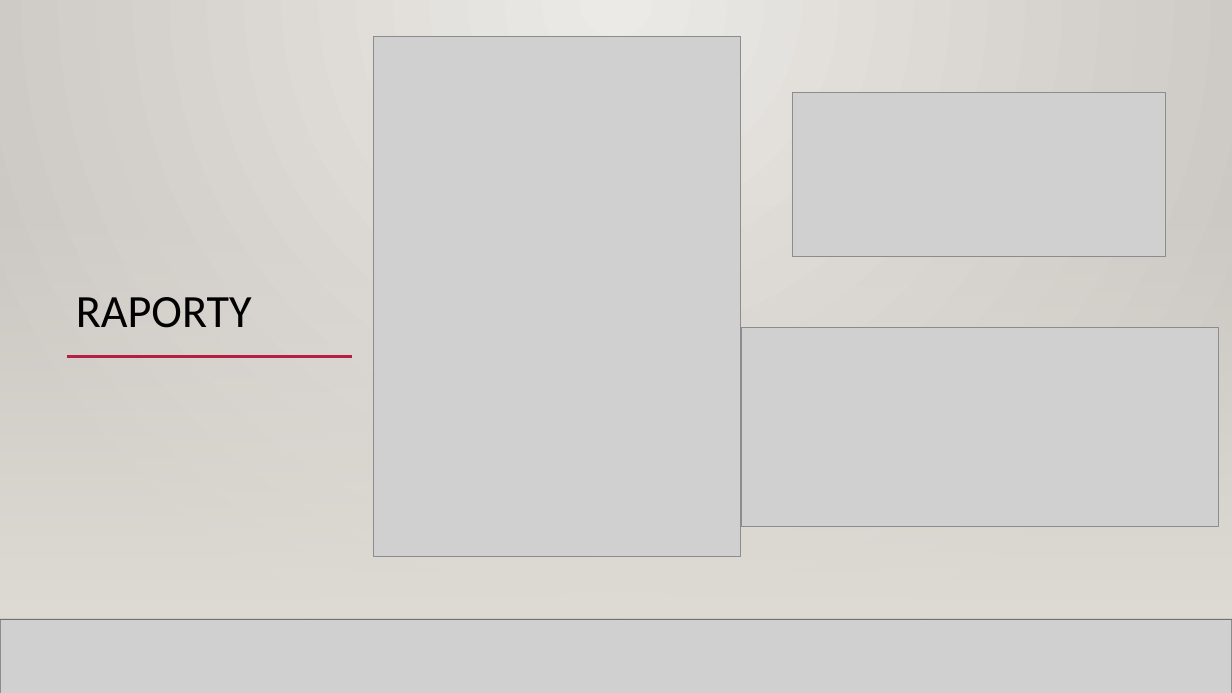
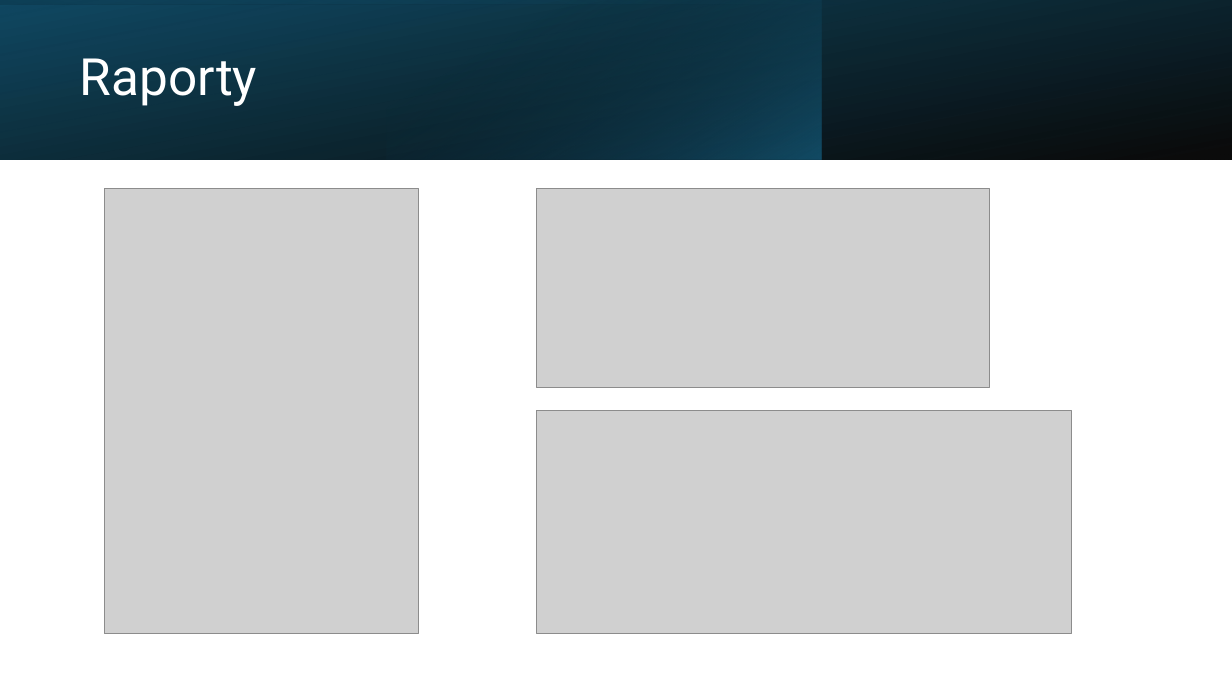
Before and after one commit to oliwiaglodek/MuzeumWPF, a slide deck: slide 20 of Prezentacja na obronę.pptx (slide 21 before the commit). Drawn at 1232x693 pixels with LibreOffice and Linux fonts; fonts in the diff are those of the drawing; grey boxes stand for pictures; background and template pictures are left out. Boxes give left, top, right and bottom in pixels: in the first picture for what was removed or moved away, otherwise in the second. Text is boxed around its words. In the diff, an @@ line names an element or a change of style, - is before the commit and + after.

```diff
--- a/Prezentacja na obronę.pptx
+++ b/Prezentacja na obronę.pptx
@@ background gradient #ECEAE7 to #CAC7C1 to #FFFFFF @@
@@ rectangle removed at bbox=[0, 0, 1232, 693] @@
@@ rectangle added at bbox=[0, 0, 1232, 159], fill gradient #000000 to #104862 @@
@@ rectangle added at bbox=[0, 0, 1232, 159], fill gradient #156082 to #000000 @@
@@ rectangle added at bbox=[386, 0, 822, 159], fill gradient #156082 to #0B3041 @@
@@ title "Raporty" at bbox=[80, 58, 257, 106]: vertical alignment bottom to middle @@
@@ title at bbox=[80, 58, 257, 106]: text changed; size 36 to 40 pt; font Calibri to Roboto; text colour #000000 to #FFFFFF @@
-RAPORTY
+Raporty
@@ rectangle removed at bbox=[0, 204, 1232, 619] @@
@@ rectangle removed at bbox=[0, 204, 1232, 619] @@
@@ rectangle removed at bbox=[0, 204, 1232, 619] @@
@@ picture: place and size @@
-picture at bbox=[373, 37, 740, 557]
+picture at bbox=[104, 189, 419, 634]
@@ line removed from (147, 187) to (1118, 187) @@
@@ picture: place and size @@
-picture at bbox=[793, 92, 1165, 256]
+picture at bbox=[537, 189, 989, 387]
@@ line removed from (67, 357) to (352, 357) @@
@@ line removed from (244, 357) to (1117, 357) @@
@@ picture: place and size @@
-picture at bbox=[741, 327, 1218, 527]
+picture at bbox=[537, 411, 1071, 634]
@@ line removed from (0, 619) to (1232, 619) @@
@@ line removed from (0, 619) to (1232, 619) @@
@@ picture removed at bbox=[0, 619, 1232, 693] @@
@@ line removed from (0, 619) to (1232, 619) @@
```
Also in this commit, not shown: 20 other slides changed, 1 slide removed, 1 other file.
